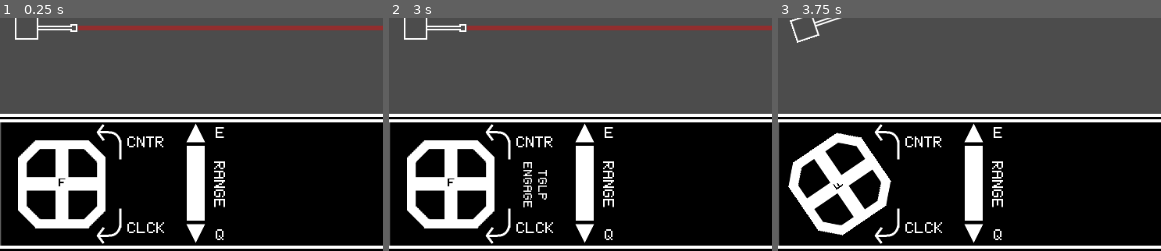
Above: before the commit, frames 1-3 (left to right).
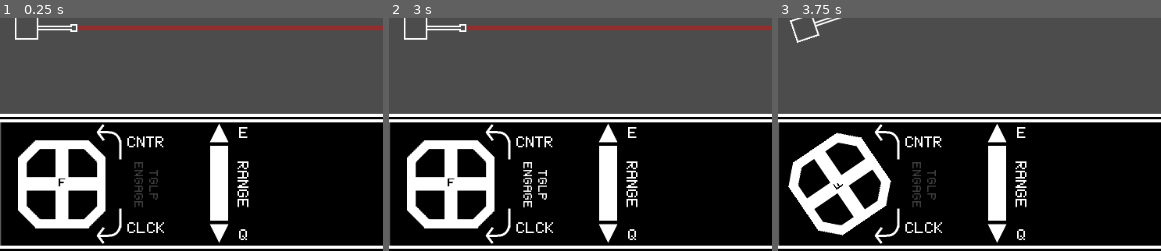
Above: after the commit, the same moments.

Repository: CluckeyMcCormick/fictional-guacamole
Game: Godot game, scene res://scenes/Main.tscn
The game is run twice, just before and just after one commit, with the same random seed, the same clock (stepped at 60 frames per second) and the same inputs.
Inputs (mouse positions are % of the whole screen's width and height, from its top left; square brackets give the same spot before the commit, where the layout moved):
- Up to frame 1 (0.25 s): no input
- Up to frame 2 (3 s): click "F" at 0.5 s; click (31, 73) [27, 73] at 1.25 s; click (31, 94) [27, 94] at 2 s; tap Enter at 2.75 s; move the mouse to (73, 45) at 2.77 s; hold Q (range_up) from 2.78 s (still down); hold F (traverse_engage) from 2.78 s (still down)
- Up to frame 3 (3.75 s): move the mouse to (29, 55) at 3.52 s; release Q (range_up) at 3.53 s; release F (traverse_engage) at 3.53 s; hold E (range_down) from 3.53 s (still down); tap F (traverse_engage) at 3.6 s
The pictures show only the part of the screen within x 2-52%, y 48-98%; the shares and areas given below are measured in that part.

The runs differ from the first frame. In frame 1, 4.8% of the frame differs, in the area x 34-66%, y 45-97%; in frame 2, 4.4%; in frame 3, 4.8%.

Commit message:
Switch TGLP label from hide/show to a color change
Previously, we were hiding and showing the TGLP label to indicate the
current status. This was fine, but I felt it wasn't thematic enough.

It would be better, I think, to simply have the label fade somewhat,
so that it appears as an indicator that is simply unlit. I like it
better this way.

Diff:
--- a/godot/scenes/GUI/GUI.tscn
+++ b/godot/scenes/GUI/GUI.tscn
@@ -65,16 +65,16 @@
 margin_top = 15.0
 margin_right = 949.0
 margin_bottom = 165.0
-custom_constants/separation = 20
+custom_constants/separation = 50
 
 [node name="WheelMaster" type="Control" parent="BoxMargins/BoxDivider"]
-editor/display_folded = true
 margin_right = 210.0
 margin_bottom = 150.0
 rect_min_size = Vector2( 210, 150 )
 script = ExtResource( 3 )
 
 [node name="TraverseWheel" type="TextureButton" parent="BoxMargins/BoxDivider/WheelMaster"]
+editor/display_folded = true
 margin_right = 150.0
 margin_bottom = 150.0
 rect_scale = Vector2( 0.75, 0.75 )
@@ -141,6 +141,7 @@
 rect_rotation = 90.0
 rect_pivot_offset = Vector2( 65, 25 )
 custom_fonts/font = SubResource( 2 )
+custom_colors/font_color = Color( 1, 1, 1, 1 )
 text = "TGLP
 ENGAGE"
 align = 1
@@ -148,9 +149,10 @@
 
 [node name="RangeMaster" type="Control" parent="BoxMargins/BoxDivider"]
 editor/display_folded = true
-margin_left = 230.0
-margin_right = 290.0
-margin_bottom = 150.0
+margin_left = 260.0
+margin_right = 325.0
+margin_bottom = 150.0
+rect_min_size = Vector2( 65, 150 )
 
 [node name="Up" type="TextureButton" parent="BoxMargins/BoxDivider/RangeMaster"]
 margin_left = -109.0
@@ -218,13 +220,13 @@
 valign = 1
 
 [node name="FireMaster" type="Control" parent="BoxMargins/BoxDivider"]
-margin_left = 250.0
-margin_right = 250.0
+margin_left = 375.0
+margin_right = 375.0
 margin_bottom = 150.0
 
 [node name="PayloadMaster" type="Control" parent="BoxMargins/BoxDivider"]
-margin_left = 270.0
-margin_right = 270.0
+margin_left = 425.0
+margin_right = 425.0
 margin_bottom = 150.0
 [connection signal="button_down" from="BoxMargins/BoxDivider/WheelMaster/TraverseWheel" to="BoxMargins/BoxDivider/WheelMaster" method="_on_TraverseWheel_button_down"]
 [connection signal="button_up" from="BoxMargins/BoxDivider/WheelMaster/TraverseWheel" to="BoxMargins/BoxDivider/WheelMaster" method="_on_TraverseWheel_button_up"]
--- a/godot/scenes/GUI/WheelMaster.gd
+++ b/godot/scenes/GUI/WheelMaster.gd
@@ -40,10 +40,14 @@
 # Ideally measured in radians / sec
 var ang_velo = 0;
 
+# The colors for our TRAVLAY label
+const OFF_COLOR = Color(0.25, 0.25, 0.25)
+const ON_COLOR = Color(1, 1, 1)
+
 # Called when the node enters the scene tree for the first time.
 func _ready():
     # Ensure our values are at their defaults
-    travlay_label.hide()
+    travlay_label.add_color_override("font_color", OFF_COLOR)
     travlay_engaged[TRAV_ACTION_INDEX] = false
     travlay_engaged[TRAV_BUTTON_INDEX] = false
 
@@ -60,10 +64,10 @@
     # Next, we need to check and see if our traverse process is engaged.
     if is_engaged():
         # If so, we need to show the traverse label
-        travlay_label.show()
+        travlay_label.add_color_override("font_color", ON_COLOR )
     else:
         # Otherwise, the label needs to be hidden
-        travlay_label.hide()
+        travlay_label.add_color_override("font_color", OFF_COLOR )
 
     # If we have sufficient angular velocity...
     if ang_velo > 0.001 or ang_velo < -0.001:
